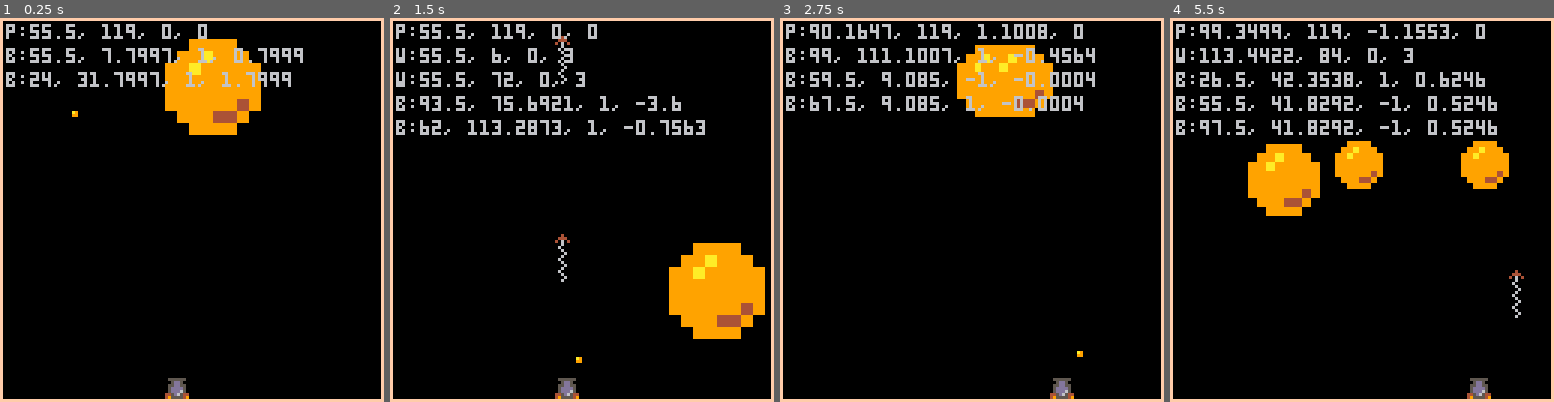
Above: before the commit, frames 1-4 (left to right).
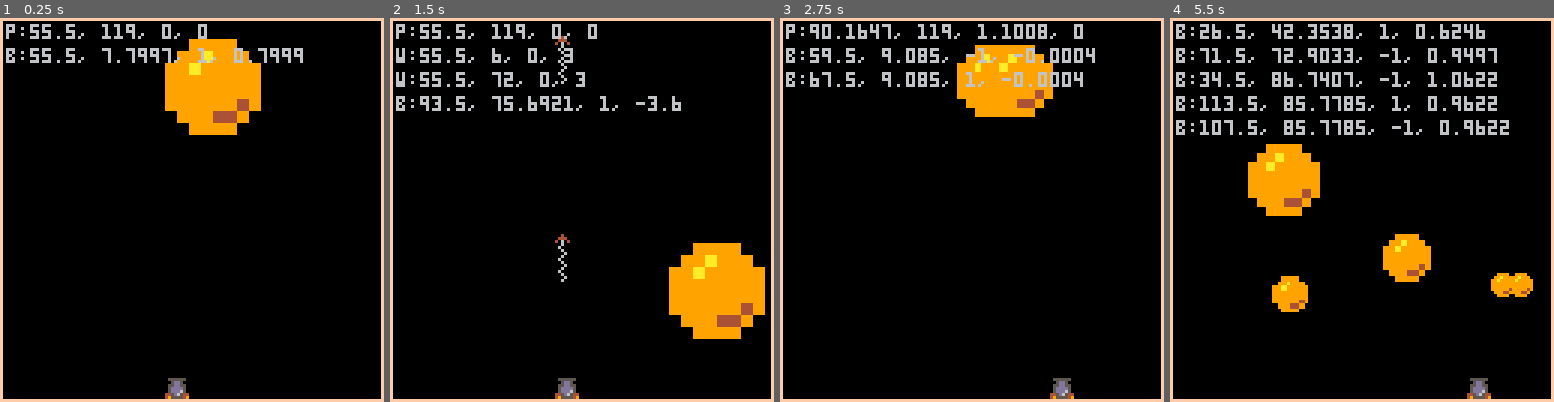
Above: after the commit, the same moments.

Repository: ferlores/pico-8.exp
Game: PICO-8 cartridge pang.p8
Same seed, same stepped clock (60 frames per second), same inputs: the game is played once before the commit and once after it.
Inputs:
- Up to frame 1 (0.25 s): no input
- Up to frame 2 (1.5 s): tap X (X key) at 0.33, 1.07 s
- Up to frame 3 (2.75 s): hold Right 1.6-2.1 s; tap X (X key) at 1.85 s; hold Right from 2.47 s (still down)
- Up to frame 4 (5.5 s): tap X (X key) at 2.97, 4.08, 5.2 s; release Right at 3.03 s; hold Left 3.08-3.58 s; hold Right 4.02-4.68 s; hold Left from 5.08 s (still down)

The runs differ from the first frame. In frame 1, 0.9% of the frame differs, in the area x 1-76%, y 14-26%; in frame 2, 1.1%; in frame 3, 2.0%; in frame 4, 9.7%, in the area x 2-95%, y 1-79%.

Commit message:
implement levels and restarting level

Diff:
--- a/pang.p8
+++ b/pang.p8
@@ -50,7 +50,10 @@
         dy = 0,
         speed = player_speed,
         friction = player_friction,
-        weapon = 1
+        weapon = 1,
+        h = player_height,
+        w = player_width,
+        lifes = 3
     })
 end)
 
@@ -66,6 +69,13 @@
         p.dy *= (1 - p.friction)
 
         add_hud('p:'..p.x..', '..p.y..', '..p.dx..', '..p.dy)
+    end
+end)
+
+-- draw_players
+register('draw', function ()
+    for p in all(players) do
+        spr(p.spr, p.x, p.y)
     end
 end)
 
@@ -75,12 +85,16 @@
     if (btnp(❎, control)) add_bullet(p)
 end
 
--- draw_players
-register('draw', function ()
-    for p in all(players) do
-        spr(p.spr, p.x, p.y)
-    end
-end)
+function loose_life(p)
+    p.lifes -= 1
+
+    log('life lost')
+    -- if (p.lifes = 0) then
+        -- game_over()
+    -- else
+        restart_level()
+    -- end
+end
 
 -->8
 -- bullets
@@ -182,13 +196,6 @@
 }
 max_ball_size = ball_sizes[#ball_sizes].sz
 
--- add_ball
-register('init', function ()
-    local bt = ball_tp[1]
-    add_ball(1, 7, screen_max/2 - 16, 5)
-    add_ball(1, 1, 16, 21, 1, 1)
-end)
-
 -- move_ball
 register('update', function()
     local gravity = 0.1
@@ -208,12 +215,19 @@
             b.dx *= -btp.bounce
         end
 
-        if (is_hit_by_bullet(b)) then
+        local pid = is_hit_by_player(b)
+        if (pid != 0) then
+            loose_life(players[pid])
+        end
+
+        local bullet_id = is_hit_by_bullet(b)
+        if (bullet_id != 0) then
             if (b.szid - 1 > 0) then
                 add_ball(b.tpid, b.szid - 1, b.x, b.y, b.dx, b.dy)
                 add_ball(b.tpid, b.szid - 1, b.x, b.y, -b.dx, b.dy)
             end
-            del(bullets, b)
+
+            deli(bullets, bullet_id)
             deli(balls, i)
         else
             b.x += b.dx
@@ -235,11 +249,20 @@
     for i = #bullets, 1, -1 do
         local b = bullets[i]
         if (rect_collide(b.x, b.y, b.w, b.h, ball.x, ball.y, ball.sz, ball.sz)) then
-            deli(bullets, i)
-            return true
-        end
-    end
-    return false
+            return i
+        end
+    end
+    return 0
+end
+
+function is_hit_by_player(ball)
+    for i = #players, 1, -1 do
+        local p = players[i]
+        if (rect_collide(p.x, p.y, p.w, p.h, ball.x, ball.y, ball.sz, ball.sz)) then
+            return i
+        end
+    end
+    return 0
 end
 
 function add_ball(tpid, szid, x, y, dx, dy)
@@ -256,10 +279,25 @@
 end
 
 -->8
--- scene
+-- level
 
 screen_min = 1
 screen_max = 127
+
+levels = {
+    [1] = {
+        balls = {
+            [1] = {
+                tpid = 1,
+                sz = 7,
+                x = screen_max/2 - 16,
+                y= 5
+            }
+        }
+    }
+}
+
+current_level = 1
 
 -- draw_scene
 register('draw', function ()
@@ -267,6 +305,18 @@
     draw_hud()
 end)
 
+function restart_level(lid)
+    lid = lid or current_level
+    log('restarting level '..lid)
+
+    -- clean up level
+    balls = {}
+
+    for b in all (levels[lid].balls) do
+        add_ball(b.tpid, b.sz, b.x, b.y)
+    end
+end
+
 function is_offscreen(x, y, w, h)
     local res_x =
         x < screen_min or
@@ -284,8 +334,17 @@
 
 -->8
 -- game
-register('update', function()
-end)
+
+register('init', function()
+    restart_level()
+end)
+
+
+-- is_playing = false
+-- register('update', function()
+--     if ()
+-- end)
+
 
 
 -->8
